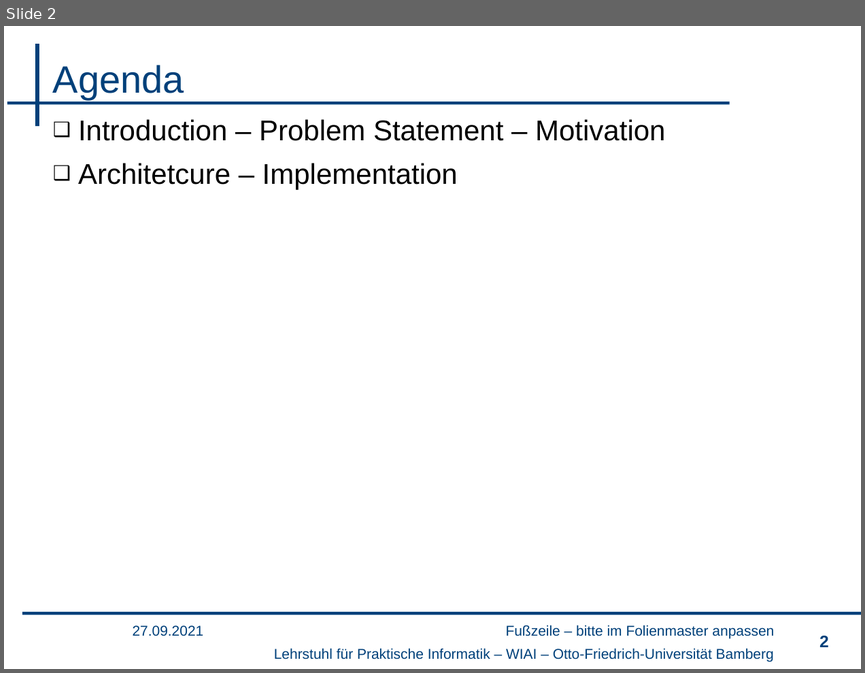
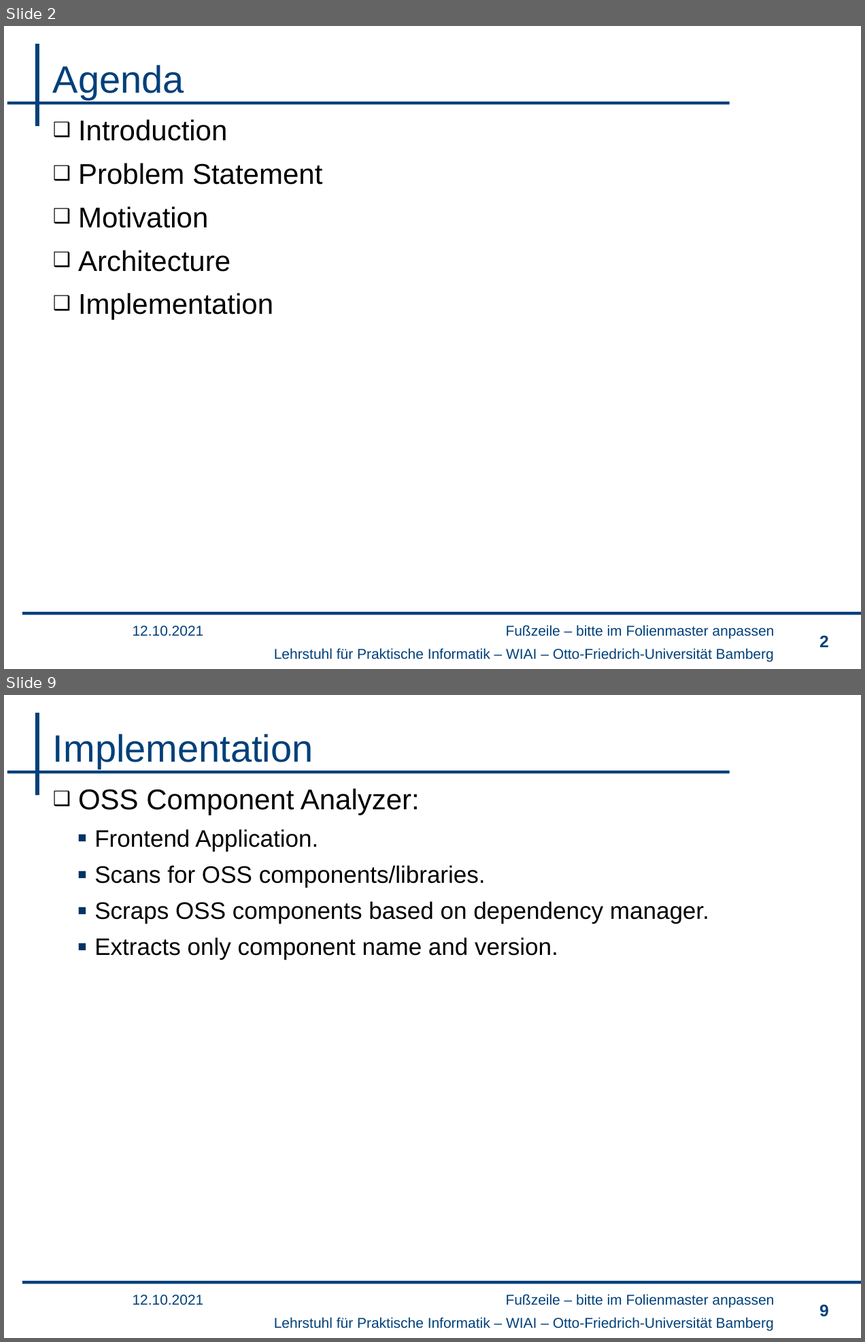
Before and after one commit to rhari26/thesis, a slide deck: Open-Source Software Discovery and Vulnerability Analysis.pptx. Shown one above the other, each under a label of ours: slide 2 before the commit, slides 2 and 9 after it; the slides between them are not shown. The pictures are 865x673 and 865x1342 pixels, drawn with LibreOffice and Linux fonts; fonts in the diff are those of the drawing; background and template pictures are left out. Boxes give left, top, right and bottom in pixels: in the first picture for what was removed or moved away, otherwise in the second. Text is boxed around its words. In the diff, an @@ line names an element or a change of style, - is before the commit and + after.

```diff
--- a/Open-Source Software Discovery and Vulnerability Analysis.pptx
+++ b/Open-Source Software Discovery and Vulnerability Analysis.pptx
@@ slide 9 added at box(4, 695, 861, 1338), background #FFFFFF; not listed: 5 template elements that a slide beside it also shows @@
@@ title added at box(53, 734, 313, 769), 32 pt, text #00407A @@
+Implementation
@@ text added at box(78, 788, 709, 960), 20 pt, text #000000 @@
+❑ OSS Component Analyzer:
+  ▪ Frontend Application.
+  ▪ Scans for OSS components/libraries.
+  ▪ Scraps OSS components based on dependency manager.
+  ▪ Extracts only component name and version.
@@ text added at box(133, 1294, 204, 1305), 12 pt, text #00407A @@
+12.10.2021
@@ page number added at box(819, 1304, 829, 1317), 14 pt, text #00407A @@
+9
@@ slide 2 changed as well @@
@@ text at box(78, 119, 322, 320): text changed @@
-❑ Introduction – Problem Statement – Motivation
-❑ Architetcure – Implementation
+❑ Introduction
+❑ Problem Statement
+❑ Motivation
+❑ Architecture
+❑ Implementation
@@ text at box(133, 625, 204, 636): text changed @@
-27.09.2021
+12.10.2021
```
Also in this commit, not shown: 1 other slide changed, 10 other slides added.
